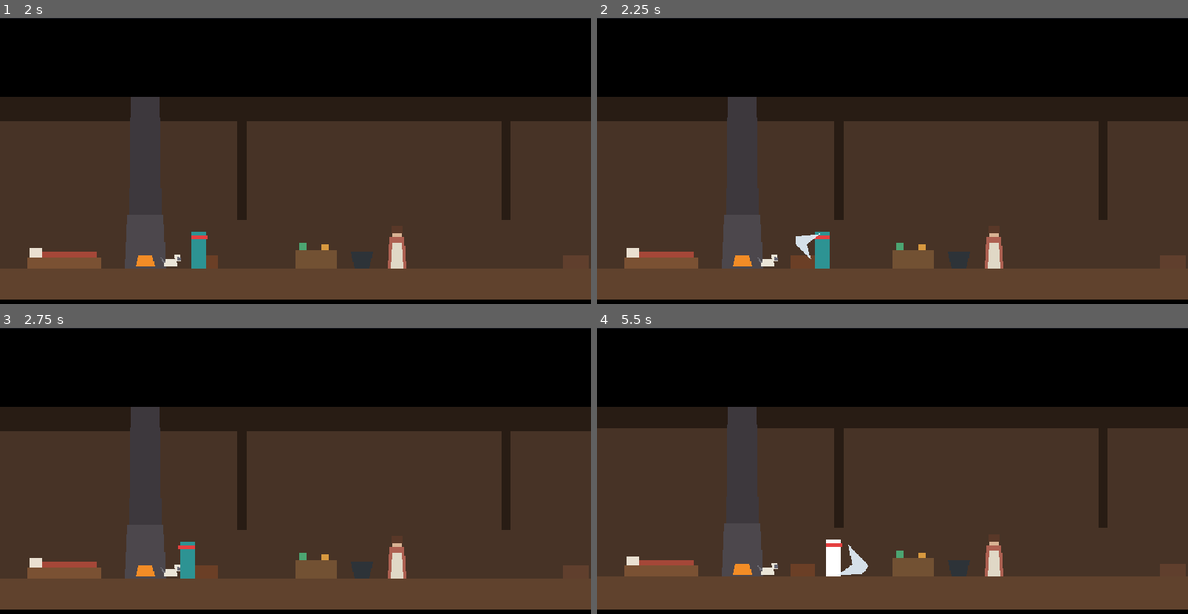
Above: before the commit, frames 1-4 (two rows, left to right).
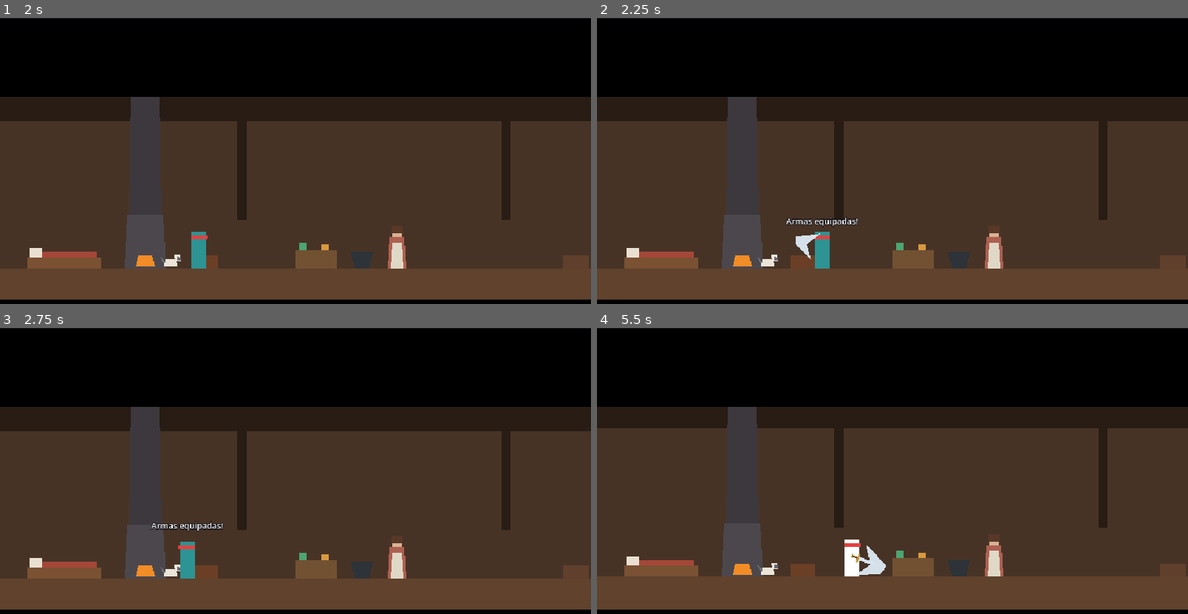
Above: after the commit, the same moments.

Repository: Theadrill/Godot-Roguelike-Prototype
Game: Godot game, scene res://src/world/hub/family_house.tscn
Two runs of this game, one before a commit and one after it. Both use one fixed random seed, a clock stepped at 60 frames per second and the inputs below.
Inputs (mouse positions are in pixels of both pictures, inside the frame that each line leads up to):
- Up to frame 1 (2 s): tap Enter (ui_accept) at 0.5 s; move the mouse to (206, 258) at 0.52 s; hold Right mouse button (defend) 0.53-1.28 s; hold D (move_right) from 0.53 s (still down); click (206, 258) at 0.67 s; tap Space (jump) at 0.77, 1.52 s; tap E (interact, bound only after the commit) at 0.8, 1.35 s; move the mouse to (177, 201) at 1.27 s; click (177, 201) at 1.42 s; tap F at 1.55 s
- Up to frame 2 (2.25 s): move the mouse to (951, 109) at 2.02 s; release D (move_right) at 2.03 s; hold A (move_left) from 2.03 s (still down); hold Right mouse button (defend) from 2.03 s (still down); tap F at 2.1 s; click (951, 109) at 2.17 s
- Up to frame 3 (2.75 s): keep holding A (move_left); keep holding Right mouse button (defend)
- Up to frame 4 (5.5 s): move the mouse to (862, 559) at 2.77 s; release A (move_left) at 2.78 s; release Right mouse button (defend) at 2.78 s; hold D (move_right) 2.78-4.28 s; click (862, 559) at 2.85 s; tap Space (jump) at 3.02, 3.77, 4.52 s; tap E (interact, bound only after the commit) at 3.05 s; move the mouse to (1069, 542) at 3.52 s; hold Right mouse button (defend) 3.53-4.28 s; click (1069, 542) at 3.67 s; tap F at 3.8 s; move the mouse to (715, 445) at 4.27 s; hold A (move_left) 4.28-5.03 s; tap Q (heal) at 4.35 s; click (715, 445) at 4.42 s; right-click (715, 445) at 4.55 s; move the mouse to (922, 493) at 5.02 s; hold D (move_right) from 5.03 s (still down); hold E (interact, bound only after the commit) from 5.03 s (still down); tap Keypad 2 (look_down) at 5.1 s; click (922, 493) at 5.17 s

Frame 1 is identical in both runs. In frame 2, 0.2% of the frame differs, in the area x 31-45%, y 69-74%; in frame 3, 0.2%; in frame 4, 0.9%, in the area x 38-49%, y 73-87%.

Commit message:
fix(input): registra acao interact no RB do controle e teclas E/F

Diff:
--- a/src/core/input_setup.gd
+++ b/src/core/input_setup.gd
@@ -42,13 +42,18 @@
 		_create_key_event(KEY_J),
 		_create_joy_button_event(JOY_BUTTON_X)
 	])
-	# Botão Y (Xbox) / Triângulo (PlayStation) / Botão Direito Mouse / Teclas K, L, E: DEFESA / ESCUDO
+	# Botão Y (Xbox) / Triângulo (PlayStation) / Botão Direito Mouse / Teclas K, L: DEFESA / ESCUDO
 	_register_action("defend", [
 		_create_mouse_button_event(MOUSE_BUTTON_RIGHT),
 		_create_key_event(KEY_K),
 		_create_key_event(KEY_L),
+		_create_joy_button_event(JOY_BUTTON_Y)
+	])
+	# Botão RB (Xbox) / R1 (PlayStation) / Tecla E / Tecla F: INTERAÇÃO
+	_register_action("interact", [
 		_create_key_event(KEY_E),
-		_create_joy_button_event(JOY_BUTTON_Y)
+		_create_key_event(KEY_F),
+		_create_joy_button_event(JOY_BUTTON_RIGHT_SHOULDER)
 	])
 	# Botão LB (Xbox) / L1 (PlayStation) / Tecla 1 (Teclado): TROCAR ARMA EQUIPADA (SWAP)
 	_register_action("swap_weapon", [
--- a/src/world/hub/family_house.gd
+++ b/src/world/hub/family_house.gd
@@ -76,7 +76,7 @@
 
 func _unhandled_input(event: InputEvent) -> void:
 	if _player_near_chest:
-		if event.is_action_pressed("interact") or (event is InputEventKey and event.pressed and event.keycode == KEY_E) or (event is InputEventJoypadButton and event.pressed and event.button_index == JOY_BUTTON_X):
+		if event.is_action_pressed("interact"):
 			get_viewport().set_input_as_handled()
 			_toggle_weapons()
 
